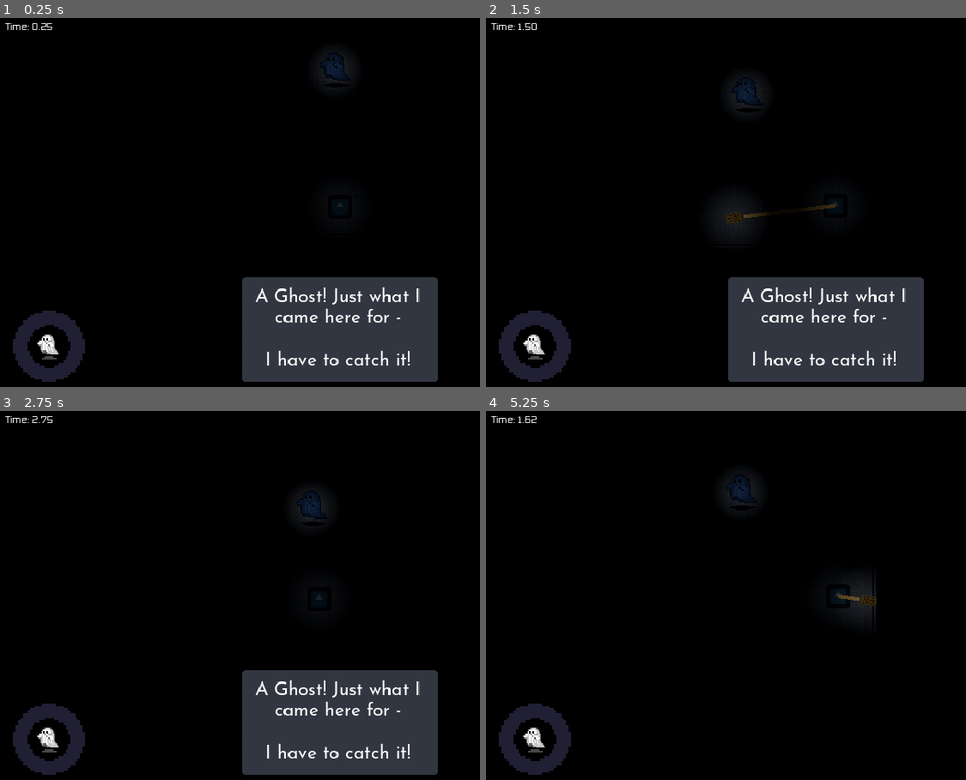
Above: before the commit, frames 1-4 (two rows, left to right).
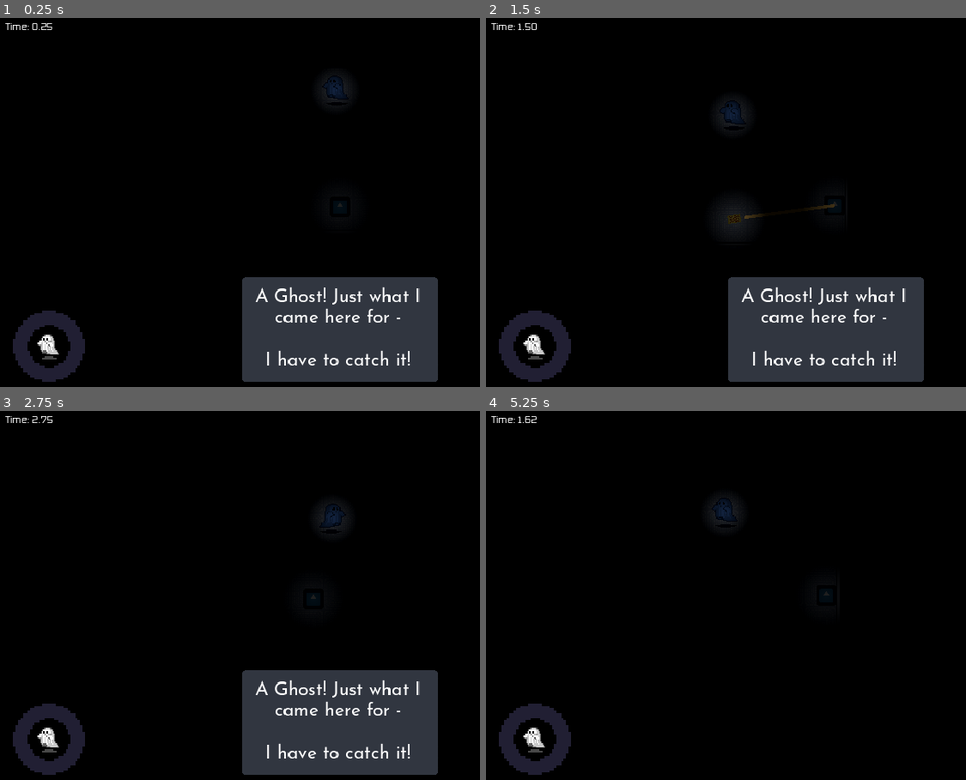
Above: after the commit, the same moments.

Repository: junyynyyn/Summer-Jam-2024
Game: Godot game, scene res://Scenes/Levels/Level1.tscn
Same seed, same stepped clock (60 frames per second), same inputs: the game is played once before the commit and once after it. This scene is started directly instead of the project's main scene. The engine's default icon, where the game draws it, is replaced by a stand-in: a white triangle on a blue panel in a dark square.
Inputs (mouse positions are in pixels of both pictures, inside the frame that each line leads up to):
- Up to frame 1 (0.25 s): no input
- Up to frame 2 (1.5 s): tap E at 0.5 s; move the mouse to (outside the picture) at 0.52 s; hold D (right) 0.53-1.25 s; click (outside the picture) at 0.6 s; tap W (up) at 0.77, 0.8, 1.07 s; tap Enter at 1.25 s; drag from (687, 224) to (846, 202) at 1.27 s
- Up to frame 3 (2.75 s): tap Enter at 2 s; move the mouse to (408, 514) at 2.02 s; hold A (left) from 2.03 s (still down); click (408, 514) at 2.1 s; tap W (up) at 2.3 s
- Up to frame 4 (5.25 s): release A (left) at 2.75 s; tap Enter at 2.75, 3.5 s; drag from (793, 676) to (620, 540) at 2.77 s; move the mouse to (outside the picture) at 3.52 s; hold D (right) 3.53-4.25 s; tap R at 3.6 s; click (outside the picture) at 3.67 s; tap W (up) at 3.77, 3.8, 4.07, 5.1 s; tap E at 4.25 s; drag from (620, 540) to (721, 503) at 4.27 s; move the mouse to (860, 599) at 5.02 s; hold D (right) from 5.03 s (still down); click (860, 599) at 5.17 s

The runs differ from the first frame. In frame 1, 0.4% of the frame differs, in the area x 66-74%, y 9-52%; in frame 2, 0.5%; in frame 3, 0.4%; in frame 4, 1.0%, in the area x 46-82%, y 17-57%.

Commit message:
Adjusted values for better game feel

Diff:
--- a/UniMelb Game Jam/Scenes/Levels/Level.tscn
+++ b/UniMelb Game Jam/Scenes/Levels/Level.tscn
@@ -57,7 +57,7 @@
 position = Vector2(277, 270)
 
 [node name="Camera" type="Camera2D" parent="PlayerResources/Player"]
-zoom = Vector2(2, 2)
+zoom = Vector2(1.7, 1.7)
 position_smoothing_enabled = true
 
 [node name="GrappleLine" parent="PlayerResources" instance=ExtResource("6_xetmb")]
--- a/UniMelb Game Jam/Scenes/Player/Hook.tscn
+++ b/UniMelb Game Jam/Scenes/Player/Hook.tscn
@@ -9,7 +9,7 @@
 radius = 3.0
 
 [sub_resource type="CircleShape2D" id="CircleShape2D_fgtal"]
-radius = 6.0
+radius = 8.0
 
 [sub_resource type="CircleShape2D" id="CircleShape2D_jvdeu"]
 radius = 9.0
--- a/UniMelb Game Jam/Scenes/Player/Player.tscn
+++ b/UniMelb Game Jam/Scenes/Player/Player.tscn
@@ -31,7 +31,7 @@
 
 [node name="ReleaseTimer" type="Timer" parent="."]
 unique_name_in_owner = true
-wait_time = 3.0
+wait_time = 5.0
 one_shot = true
 
 [node name="PointLight2D" type="PointLight2D" parent="."]
--- a/UniMelb Game Jam/Scripts/Player/Hook.gd
+++ b/UniMelb Game Jam/Scripts/Player/Hook.gd
@@ -2,7 +2,7 @@
 
 @onready var GrappleThrowNoise = $Audio/GrappleThrowNoise
 
-@export var HOOK_SPEED : float = 500.0
+@export var HOOK_SPEED : float = 600.0
 @export var GRAPPLE_LENGTH : float = 250.0
 var fired : bool = false
 enum state {UNFIRED, FIRED, GRAPPLING}
--- a/UniMelb Game Jam/Scripts/Player/Player.gd
+++ b/UniMelb Game Jam/Scripts/Player/Player.gd
@@ -1,6 +1,6 @@
 extends CharacterBody2D
 
-@export var SPEED : float = 100.0
+@export var SPEED : float = 150.0
 @export var GRAPPLE_SPEED : float = 500.0
 @export var DECELERATION : float = 10.0
 @export var ACCELERATION : float = 25.0
@@ -28,12 +28,10 @@
 
 	if (Input.is_action_just_pressed("fire")):
 		var mouse_pos = get_global_mouse_position()
-		var mouse_direction = global_position.direction_to(mouse_pos)
+		var mouse_direction = Global.hook.global_position.direction_to(mouse_pos)
 		Global.hook.fire(mouse_direction)
 		#GrappleThrowNoise.play()
 		can_fire_hook = false
-
-
 
 	# If ghosts are collected then drag them along with the player
 	if (ghosts_collected):
@@ -56,7 +54,7 @@
 	velocity = direction * GRAPPLE_SPEED
 
 func reverse_yeet():
-	velocity = -velocity.normalized() * 250.0
+	velocity = -velocity.normalized() * 150.0
 
 # Collect ghosts if they enter the collection area
 func _on_ghost_collection_area_body_entered(body):
